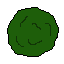
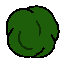
Revision of a layered (64, 64) image; what changed, layer by layer:
added layer "Layer 4" above "Shape 7" over (x1=36, y1=20, x2=41, y2=36)
added layer "Shape 7" above "Shape 5" over (x1=18, y1=31, x2=33, y2=50)
added layer "Shape 5" above "Layer 3" over (x1=6, y1=5, x2=60, y2=58)
hid "Layer 3" over (x1=16, y1=16, x2=51, y2=47)
hid "Layer 1" over (x1=7, y1=7, x2=59, y2=57)
